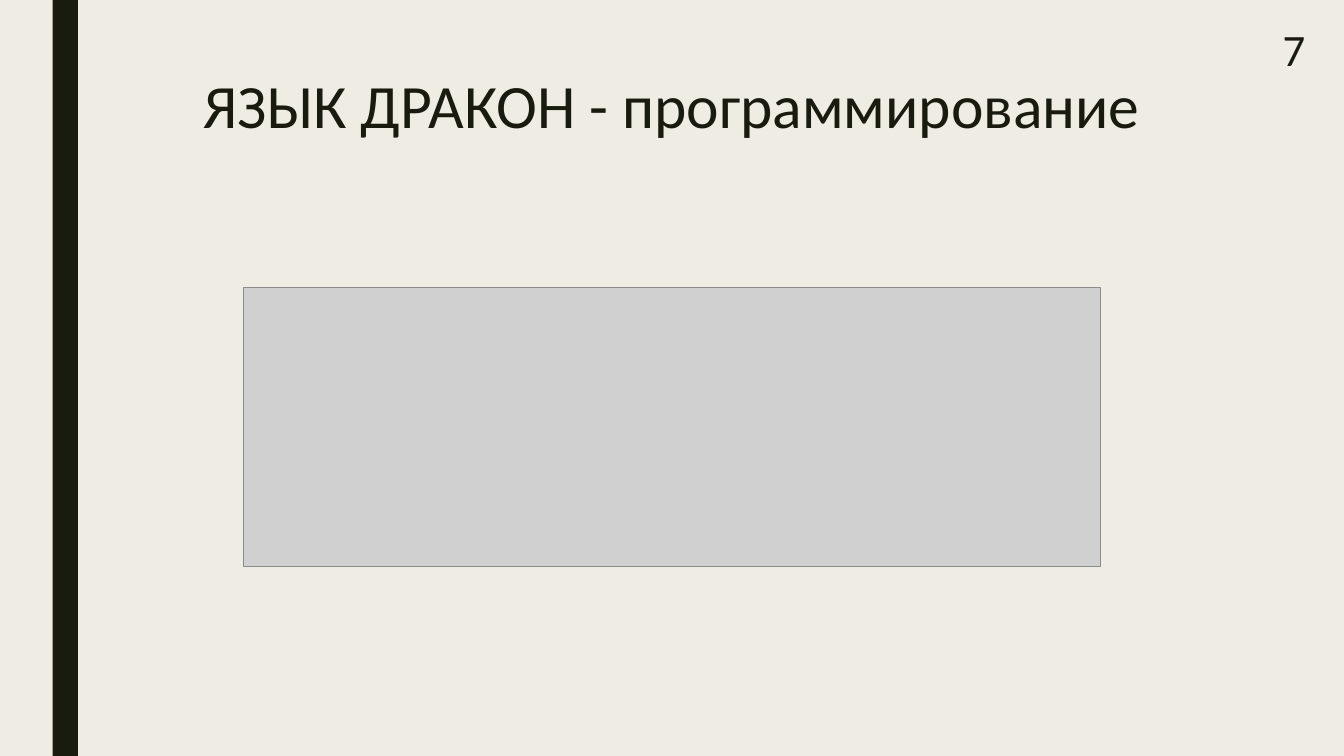
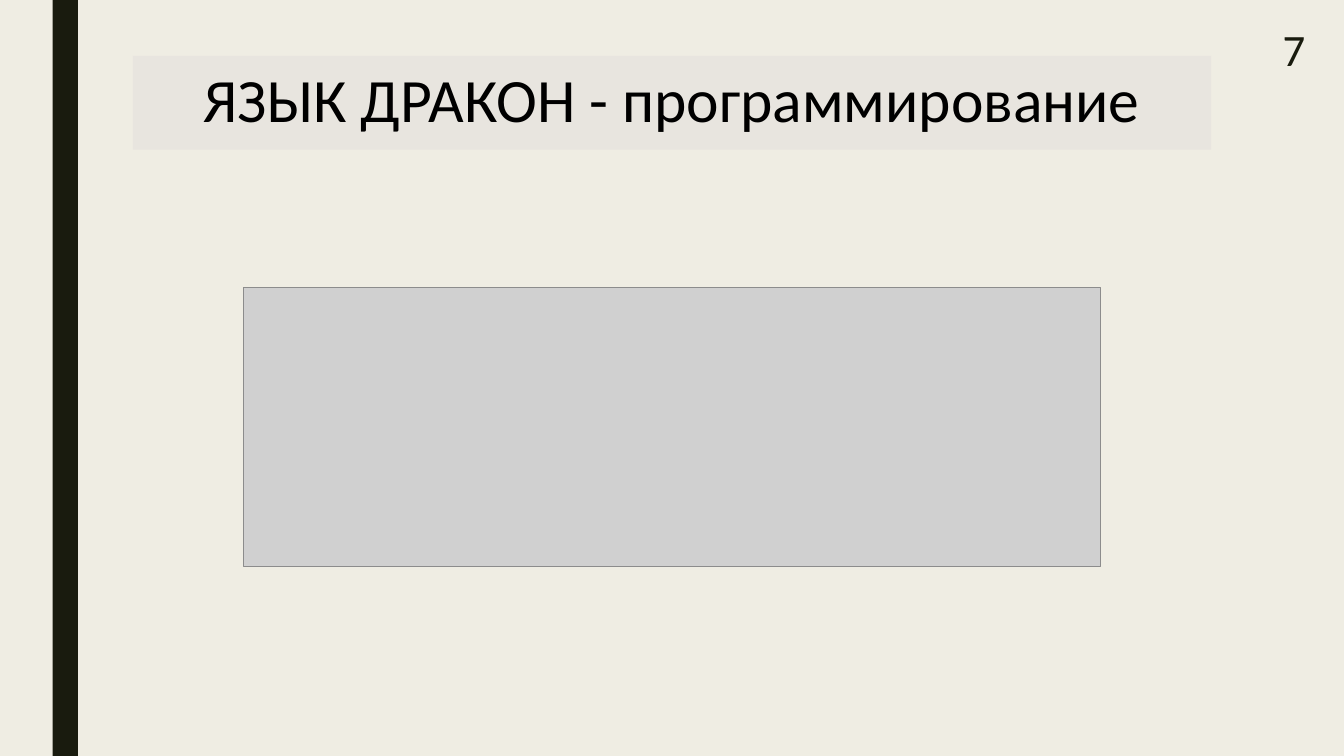
Before and after one commit to samarsky-canary/dragon, a slide deck: slide 7 of dizdocs/bakalavr.pptx. Drawn at 1344x756 pixels with LibreOffice and Linux fonts; fonts in the diff are those of the drawing; grey boxes stand for pictures. Boxes give left, top, right and bottom in pixels: in the first picture for what was removed or moved away, otherwise in the second. Text is boxed around its words. In the diff, an @@ line names an element or a change of style, - is before the commit and + after.

```diff
--- a/dizdocs/bakalavr.pptx
+++ b/dizdocs/bakalavr.pptx
@@ title "ЯЗЫК ДРАКОН - программирование": place and size @@
-title "ЯЗЫК ДРАКОН - программирование" at bbox=[203, 88, 1139, 138]
+title "ЯЗЫК ДРАКОН - программирование" at bbox=[133, 55, 1212, 149]
@@ title "ЯЗЫК ДРАКОН - программирование" at bbox=[133, 55, 1212, 149]: text colour #191B0E to #000000; vertical alignment top to middle; fill none to #E8E5DF; outline none to #897B61 2.75 pt @@
```
Also in this commit, not shown: 21 other slides changed, 1 slide added, 3 slides removed, 5 other files.
